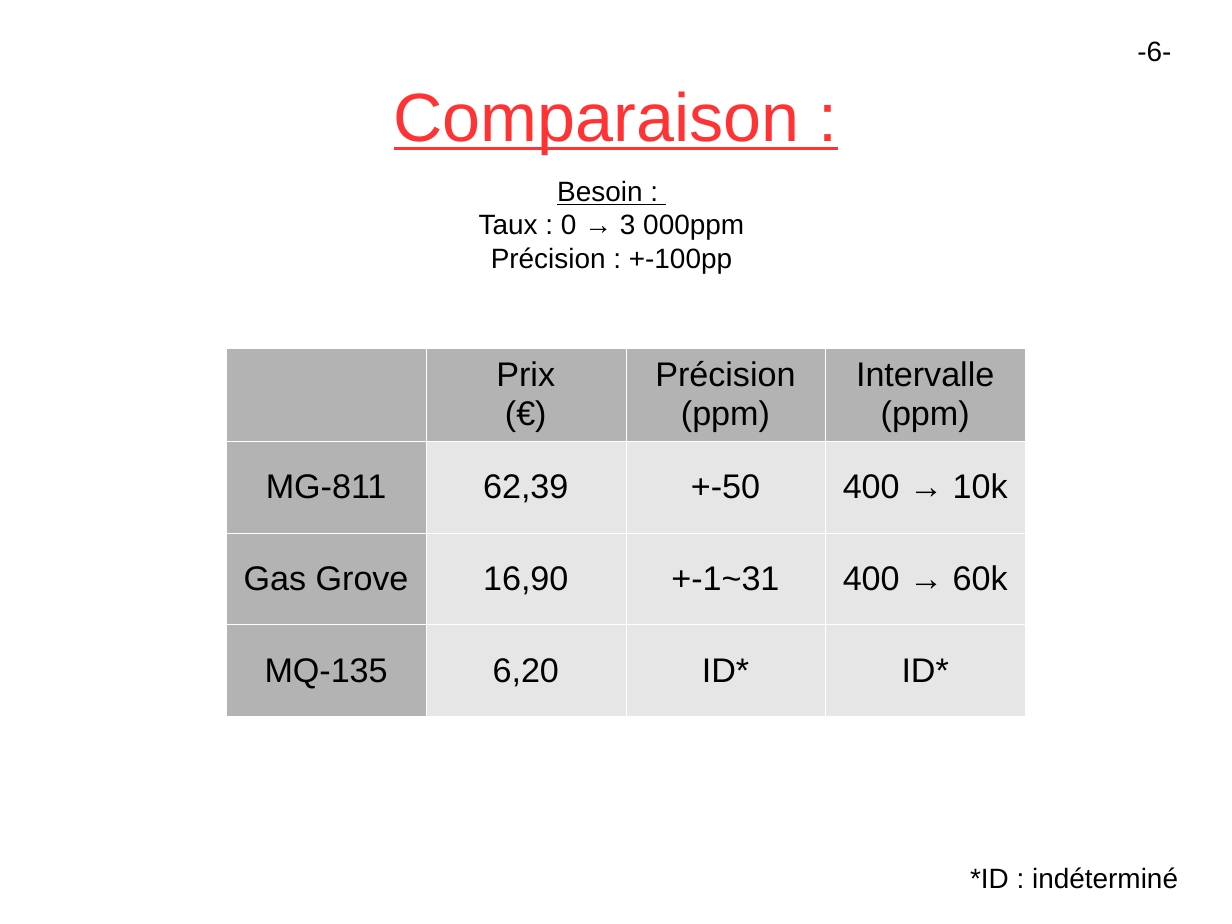
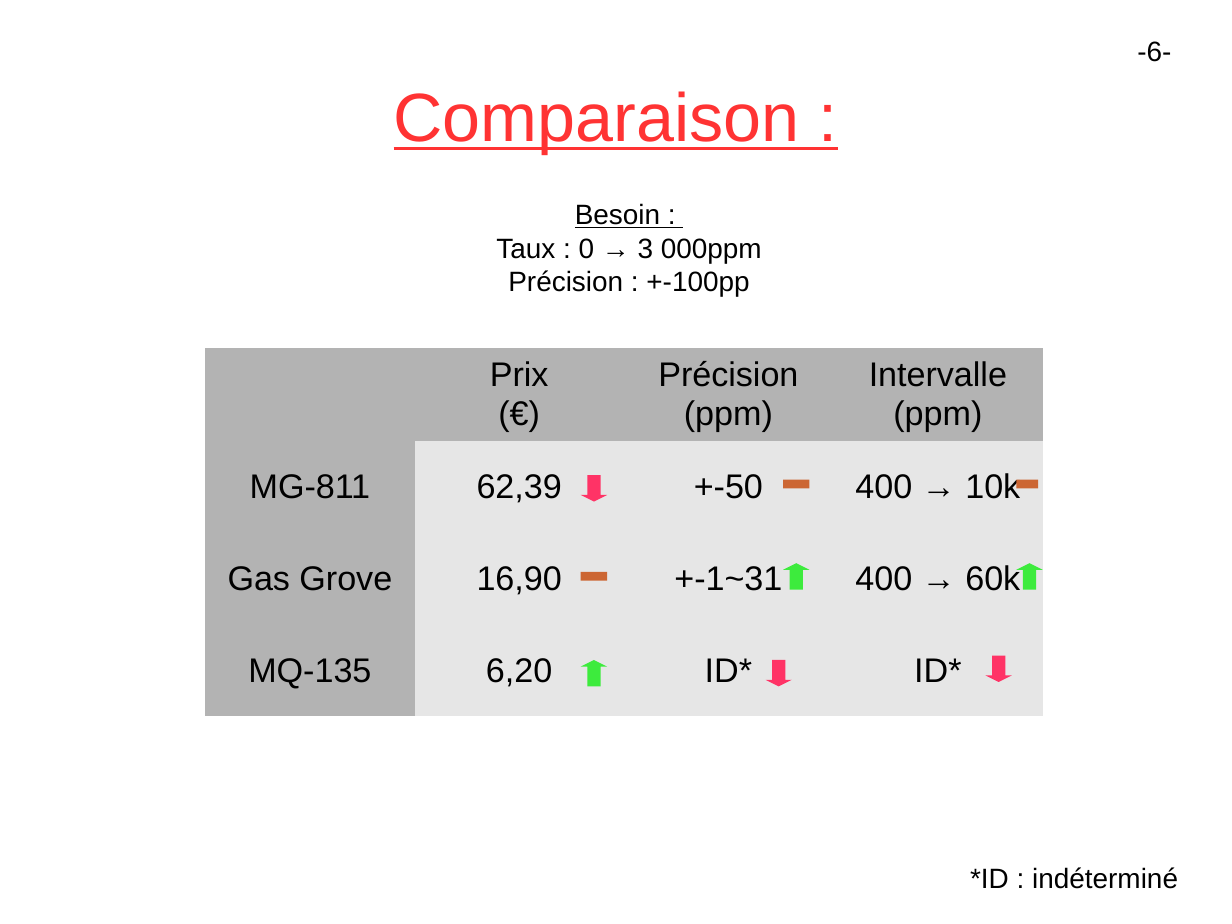
Before and after one commit to lesliesam96/Projet-STI2D, a slide deck: slide 6 of hugo/Diapo.odp. Drawn at 1232x924 pixels with LibreOffice and Linux fonts; fonts in the diff are those of the drawing. Boxes give left, top, right and bottom in pixels: in the first picture for what was removed or moved away, otherwise in the second. Text is boxed around its words. In the diff, an @@ line names an element or a change of style, - is before the commit and + after.

```diff
--- a/hugo/Diapo.odp
+++ b/hugo/Diapo.odp
@@ text "Besoin :": place and size @@
-text "Besoin :" at [479,180,744,273]
+text "Besoin :" at [496,203,762,296]
@@ table at [206,348,1043,715] @@
@@ borders changed @@
@@ table: place and size @@
-table at [227,348,1027,715]
+table at [206,348,1043,715]
@@ down arrow added at [581,475,608,502], fill #FF3366 @@
@@ rectangle added at [784,480,811,489], fill #CC6633 @@
@@ rectangle added at [1016,480,1039,489], fill #CC6633 @@
@@ up arrow added at [784,563,811,590], fill #3DEB3D @@
@@ up arrow added at [1016,563,1043,590], fill #3DEB3D @@
@@ rectangle added at [581,572,608,581], fill #CC6633 @@
@@ down arrow added at [986,656,1013,683], fill #FF3366 @@
@@ up arrow added at [581,661,608,688], fill #3DEB3D @@
@@ down arrow added at [766,661,793,688], fill #FF3366 @@
```
Also in this commit, not shown: 3 other slides changed.
